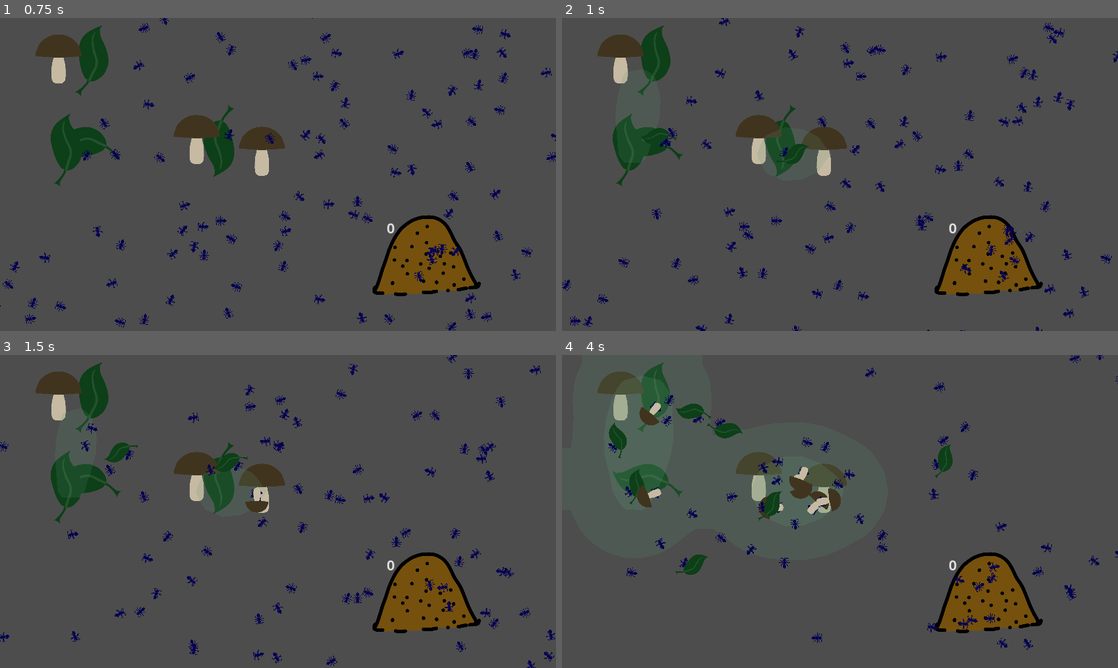
Above: before the commit, frames 1-4 (two rows, left to right).
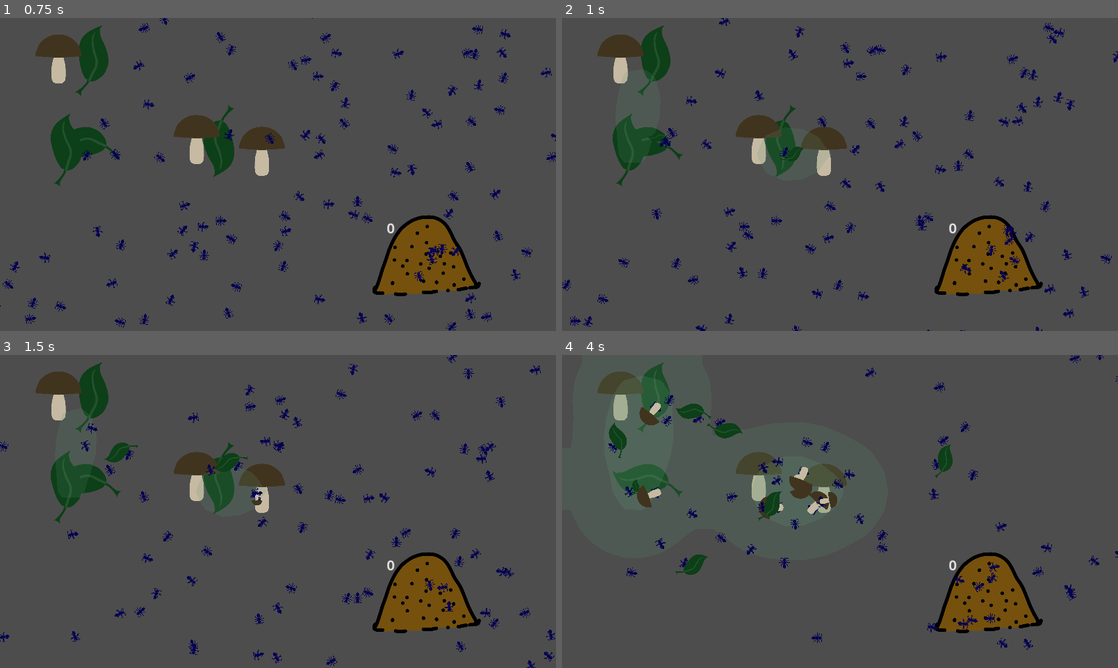
Above: after the commit, the same moments.

Repository: allemansratten/AntColonyTycoonDeluxe
Game: Godot game, scene res://game.tscn
Two runs of this game, one before a commit and one after it. Both use one fixed random seed, a clock stepped at 60 frames per second and the inputs below.
Inputs (mouse positions are in pixels of both pictures, inside the frame that each line leads up to):
- Up to frame 1 (0.75 s): move the mouse to (400, 158) at 0.52 s; click (400, 158) at 0.67 s
- Up to frame 2 (1 s): no input
- Up to frame 3 (1.5 s): move the mouse to (166, 527) at 1.27 s; click (166, 527) at 1.42 s
- Up to frame 4 (4 s): move the mouse to (895, 442) at 2.02 s; click (895, 442) at 2.17 s; move the mouse to (812, 574) at 2.77 s; click (812, 574) at 2.92 s; move the mouse to (1006, 558) at 3.52 s; click (1006, 558) at 3.67 s

Frame 1 is identical in both runs. In frame 2, 0.1% of the frame differs, in the area x 14-45%, y 35-47%; in frame 3, 0.1%; in frame 4, 0.2%, in the area x 12-51%, y 36-50%.

Commit message:
Smooth pickup

Diff:
--- a/ant.gd
+++ b/ant.gd
@@ -173,6 +173,10 @@
 	carried_item_sprite.texture = picked_item_texture
 	inventory_item_variant = picked_item_variant
 
+	carried_item_sprite.scale = Vector2.ZERO
+	var tween = create_tween()
+	tween.tween_property(carried_item_sprite, "scale", Vector2(carried_item_scale, carried_item_scale), 0.3)
+
 	return true
 
 func maybe_deposit_item() -> bool:
